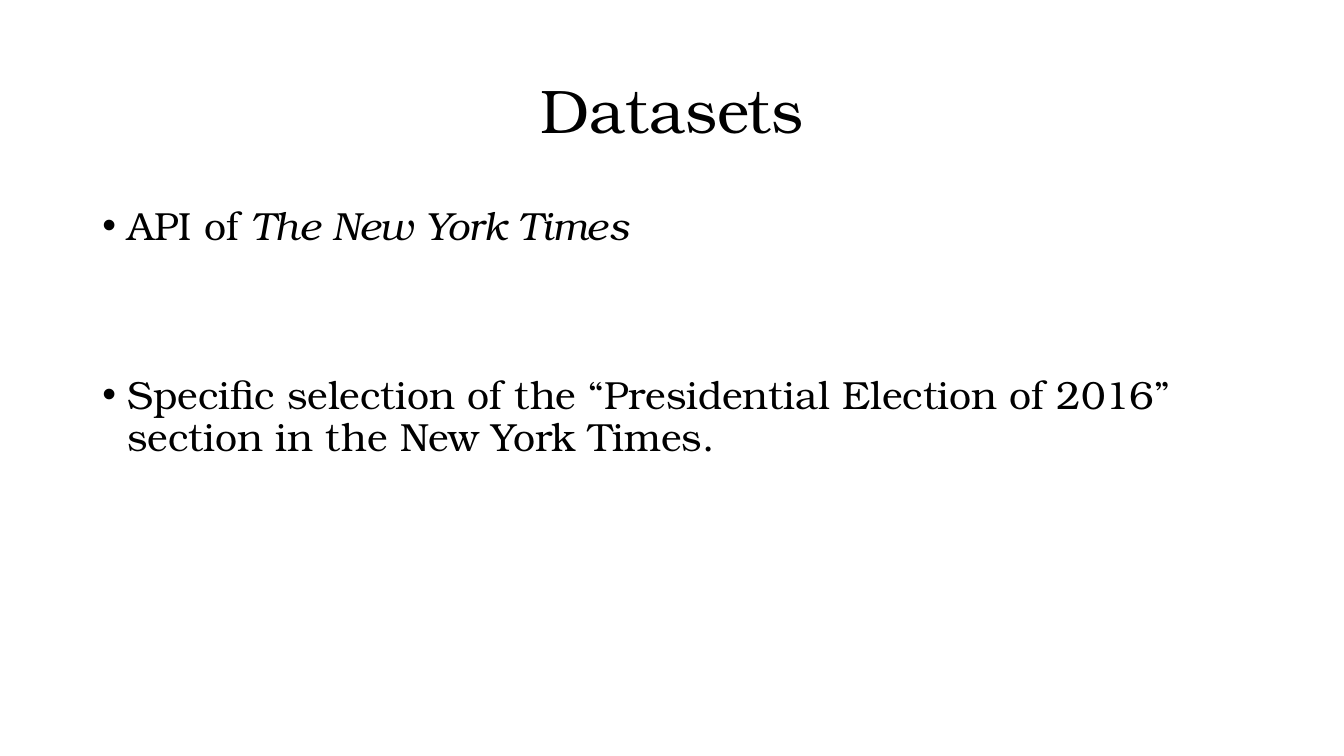
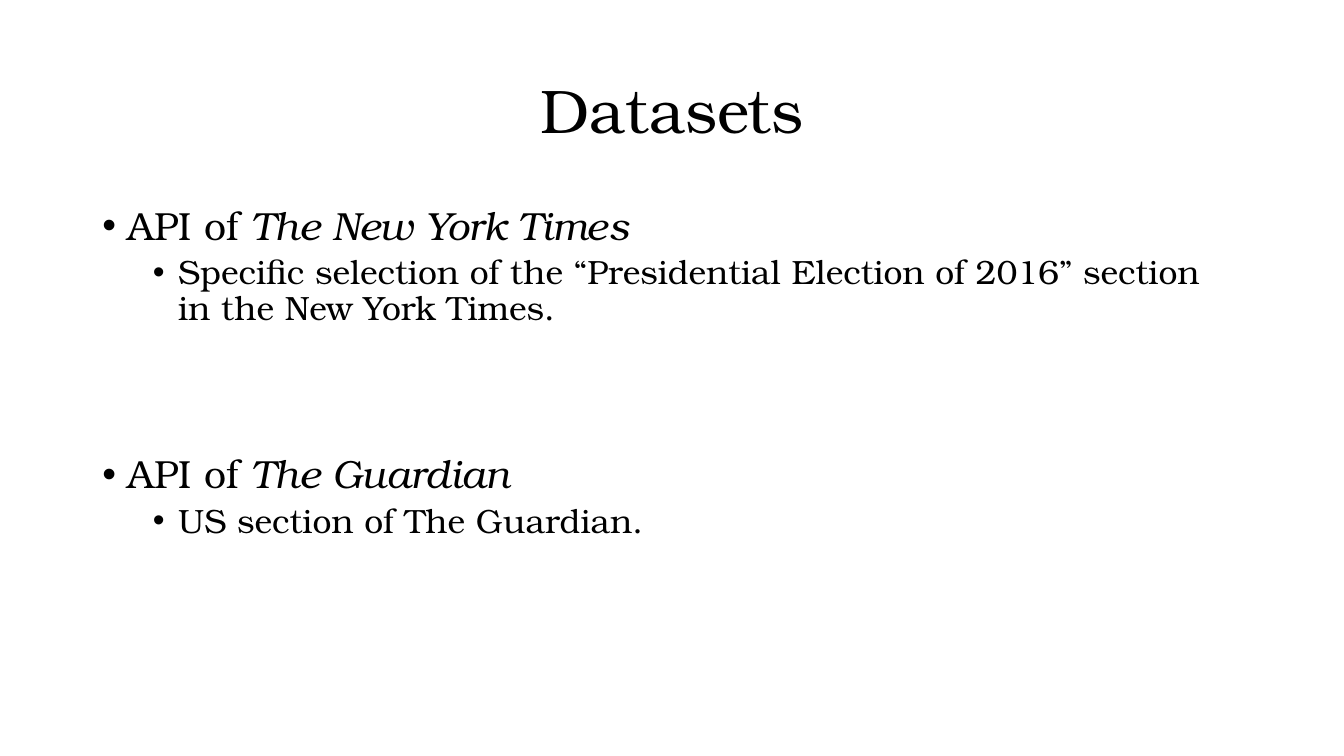
Before and after one commit to dnnocampo/PortfolioOtD, a slide deck: slide 5 of Powerpoint - Frequency Clinton and Trump.pptx. Drawn at 1344x756 pixels with LibreOffice and Linux fonts; fonts in the diff are those of the drawing. Boxes give left, top, right and bottom in pixels: in the first picture for what was removed or moved away, otherwise in the second. Text is boxed around its words. In the diff, an @@ line names an element or a change of style, - is before the commit and + after.

```diff
--- a/Powerpoint - Frequency Clinton and Trump.pptx
+++ b/Powerpoint - Frequency Clinton and Trump.pptx
@@ text at box(178, 259, 1199, 321): size 28 to 24 pt in "Specific selection of the “Presidential Election of ..."; list level 1 to 2 in "Specific selection of the “Presidential ..." @@
@@ text at box(128, 459, 643, 534): paragraphs added @@
+• API of The Guardian
+  • US section of The Guardian.
```
Also in this commit, not shown: 3 other slides changed, 7 slides added, 4 slides removed.
